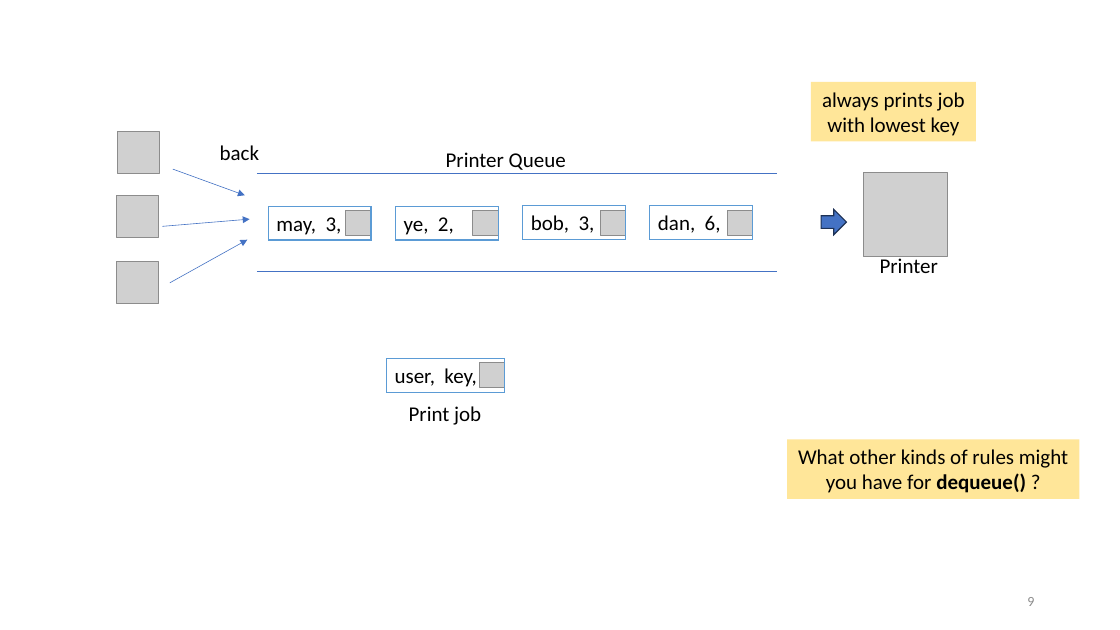
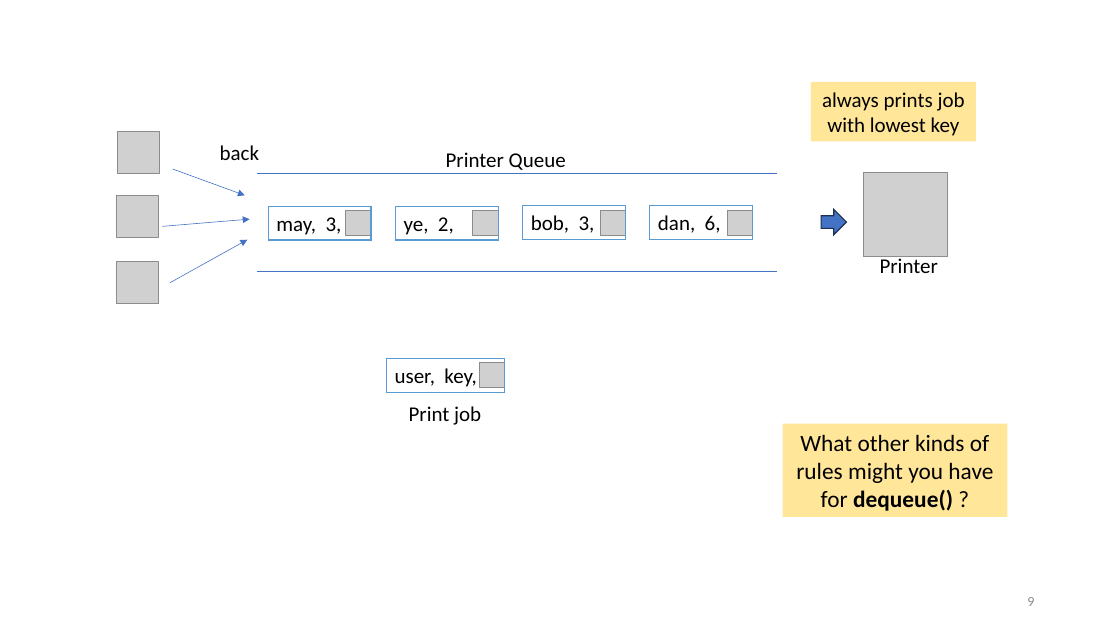
Before and after one commit to tjd1234/cmpt225fall2023, a slide deck: slide 9 of lecture_notes/week7/week7_priority_queues.pptx. Drawn at 1120x630 pixels with LibreOffice and Linux fonts; fonts in the diff are those of the drawing; grey boxes stand for pictures. Boxes give left, top, right and bottom in pixels: in the first picture for what was removed or moved away, otherwise in the second. Text is boxed around its words. In the diff, an @@ line names an element or a change of style, - is before the commit and + after.

```diff
--- a/lecture_notes/week7/week7_priority_queues.pptx
+++ b/lecture_notes/week7/week7_priority_queues.pptx
@@ rectangle "What other kinds of rules ...": place and size @@
-rectangle "What other kinds of rules ..." at (787, 439, 1080, 499)
+rectangle "What other kinds of rules ..." at (783, 423, 1007, 517)
@@ rectangle "What other kinds of rules ..." at (783, 423, 1007, 517): size 18 to 20 pt @@
```
Also in this commit, not shown: 14 other slides changed, 1 other file.
